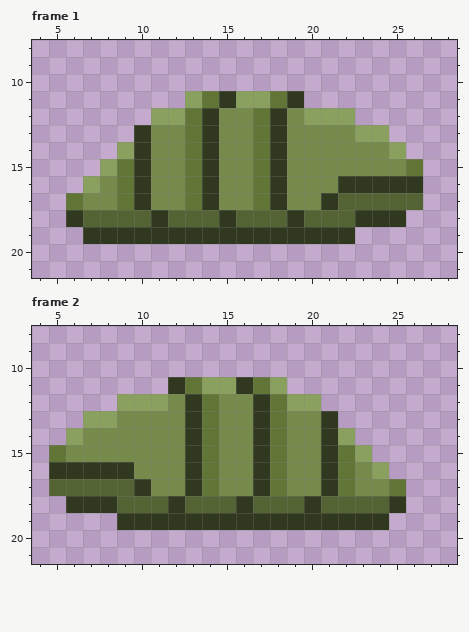
One commit to this pixel-art file: source/core/assets/images/Enemy_Assets/SmallEnemy2/SmallEnemy.aseprite. That is the earlier state.
32x32 pixels, 4 frames. Shown: frame 1: x 4..28, y 8..21; frame 2: x 4..28, y 8..21.
Once edited:
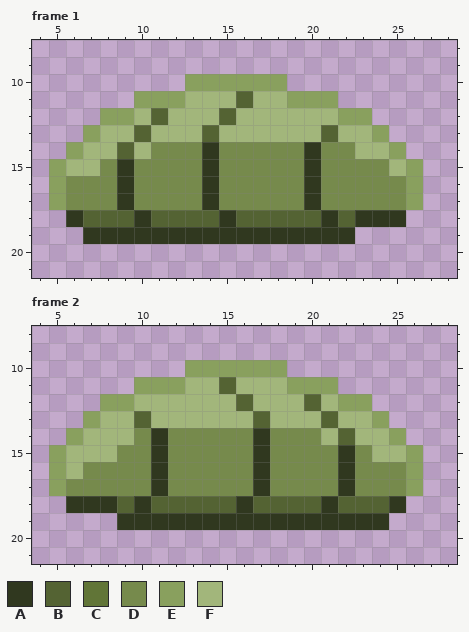
Palette (. is transparent): A #30381f  B #546333  C #617537  D #768a4c  E #89a05e  F #a2b67b
From old to new:
Changed rows in their new state; - is an unchanged pixel.
Frame 1:
first column x 5:
10 --------EEEEEE--------
11 -----EEEFFFBFFEEE-----
12 ---EEFBFFFBFFFFFF-E---
13 --EFFBFFFBFFFFFFBFF---
14 -EFFBF--D---DD-A--FF--
15 EFFDAD--D---DD-A----FE
16 EDD-AD--D---DD-A-DDDDE
17 ED--AD--D---DD-ADDDDDE
18 -----AB-------B-A-----
Frame 2:
first column x 5:
10 --------EEEEEE--------
11 -----EEEFFBFFFEEE-----
12 ---E-FFFFFFBFFFBFEE---
13 ---FFBFFFFFFBFFFBFFE--
14 --FFF-A-DD---D--FBFFE-
15 EFFF--A-DD---D--DADFFE
16 EFDDD-A-DD---D--DA-DDE
17 EDDDDDA-DD---D--DA--DE
18 -----A-B-------BA-----
Changed places in both pictures, as pixel boxes (x1, y1, x2, y2):
changed: (49, 74, 423, 227)
changed: (49, 360, 423, 513)
